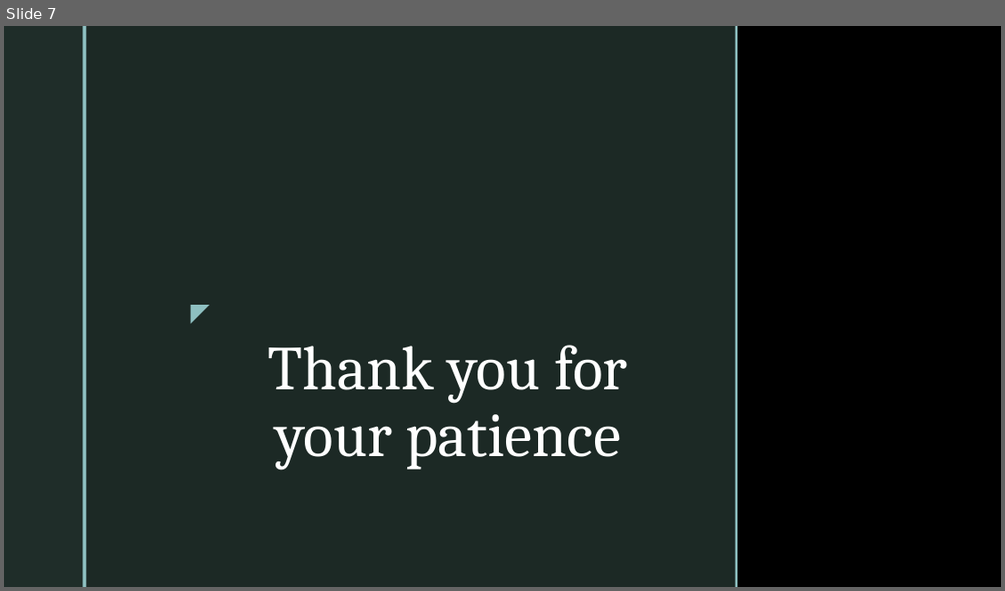
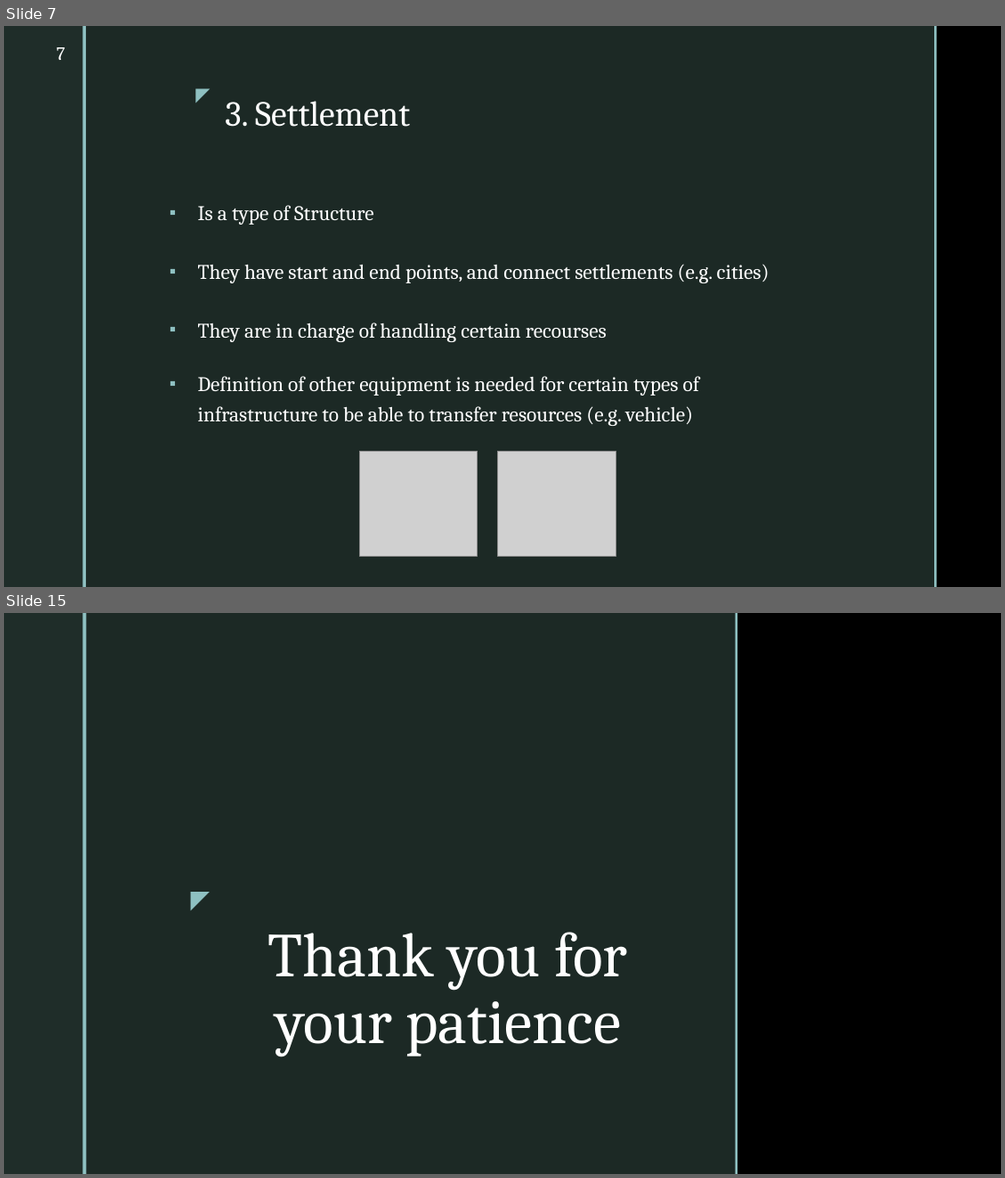
Before and after one commit to cmudrc/pied-piper, a slide deck: Other/Presentation/Presentation 02 - xx Sep, 2022/Presentation 02.pptx. Shown one above the other, each under a label of ours: slide 7 before the commit, slides 7 and 15 after it; the slides between them are not shown. The pictures are 1005x591 and 1005x1178 pixels, drawn with LibreOffice and Linux fonts; fonts in the diff are those of the drawing; grey boxes stand for pictures; background and template pictures are left out. Boxes give left, top, right and bottom in pixels: in the first picture for what was removed or moved away, otherwise in the second. Text is boxed around its words. In the diff, an @@ line names an element or a change of style, - is before the commit and + after.

```diff
--- a/Other/Presentation/Presentation 02 - xx Sep, 2022/Presentation 02.pptx
+++ b/Other/Presentation/Presentation 02 - xx Sep, 2022/Presentation 02.pptx
@@ slide 7 added at (x1=4, y1=26, x2=1001, y2=587), background picture (left out); not listed: 2 template elements that a slide beside it also shows @@
@@ page number added at (x1=57, y1=47, x2=65, y2=60), 18 pt, text #FFFFFF @@
+7
@@ rectangle added at (x1=86, y1=26, x2=934, y2=587), fill #1F2D29 at 92% opacity @@
@@ rectangle added at (x1=934, y1=26, x2=937, y2=587), fill #8EC0C1 @@
@@ text added at (x1=184, y1=79, x2=217, y2=108), 18 pt, text #8EC0C1 @@
+◤
@@ title added at (x1=225, y1=101, x2=410, y2=127), 34 pt, text #FFFFFF @@
+3. Settlement
@@ text added at (x1=198, y1=205, x2=374, y2=224), 20 pt, text #FFFFFF @@
+▪ Is a type of Structure
@@ text added at (x1=198, y1=264, x2=769, y2=283), 20 pt, text #FFFFFF @@
+▪ They have start and end points, and connect settlements (e.g. cities)
@@ text added at (x1=198, y1=322, x2=607, y2=342), 20 pt, text #FFFFFF @@
+▪ They are in charge of handling certain recourses
@@ text added at (x1=198, y1=376, x2=700, y2=426), 20 pt, text #FFFFFF @@
+▪ Definition of other equipment is needed for certain types of infrastructure to be able to transfer resources (e.g. vehicle)
@@ picture added at (x1=360, y1=451, x2=477, y2=556) @@
@@ picture added at (x1=498, y1=451, x2=615, y2=556) @@
@@ what was slide 7 is now slide 15 @@
```
Also in this commit, not shown: 6 slides changed, 7 other slides added, 8 other files.
